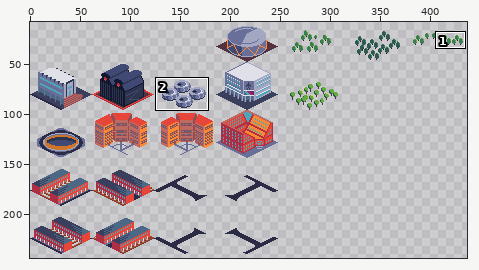
File history of a pixel-art file, Buildings.aseprite. Above, an overview of the earlier version with the close-up marked.
Close-up. First the earlier version:
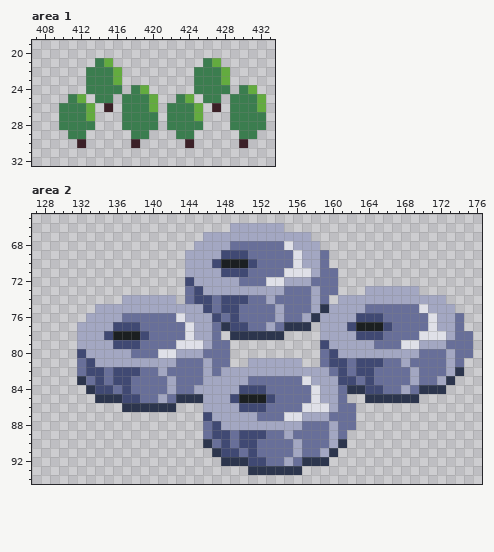
558x432 pixels, 1 frame. Shown: area 1: x 407..433, y 19..32; area 2: x 127..176, y 65..94. The wide view leaves out empty margins. The commit also changed other parts of the picture, which this record leaves out.
New version:
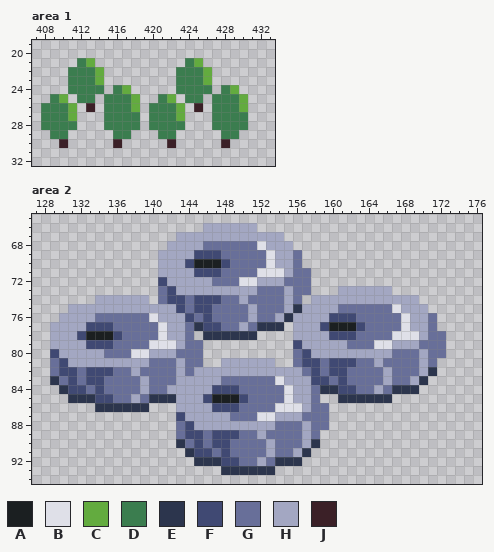
Palette (. is transparent): A #1b1f21  B #dfe0e8  C #63ab3f  D #3b7d4f  E #2c354d  F #404973  G #686f99  H #a3a7c2  J #3b2027
The exact change:
Changed rows in their new state; - is an unchanged pixel.
Area 1, layer "Buildings":
first column x 408:
21 ----DC..--------DC..-----
22 ---DD-C..------DD-C..----
23 ---DD-C..------DD-C..----
24 ---DD--.-C..---DD--.-C..-
25 -DC.DD.-D-C..DC.DD.-D-C..
26 DD-C.J-DD-C.DD-C.J-DD-C..
27 DD-C..-DD--.-D-C..-DD--..
28 DD--..-DD--.-D--..-DD--..
29 -DD..---DD..-DD..---DD..-
30 --J-.---J-.---J-.---J-.--
Area 2, layer "Buildings":
first column x 129:
66 -----------------HHH---...---------------------
67 --------------HHH---------...------------------
68 -------------HHH-GGG---BHHH...-----------------
69 ------------HHH-FFFGGG--BHHG...----------------
70 ------------HHHFAAAFGGG-BHHG...----------------
71 ------------HHH-FFFGGG-BBBHGG...---------------
72 ------------FHHH--GGGBBHHHGGG...---------------
73 ------------GFHHH------GGGH--...HHH---...------
74 -----HHH---.GFF---FGGH--G-H-.-HH---------...---
75 --HHH---------FGF--GG-H--GHEH-H-GGG---BHHH...--
76 -HHH-GGG---BHHHFGFG-G-H---EH-H-FFFGGG--BHHG...-
77 HHH-FFFGGG--BHHGEFFGGH-EEE.HHHFAAAFGGG-BHHG...-
78 HHHFAAAFGGG-BHHG.EEE---...-HHH-FFFGGG-BBBHGG...
79 HHH-FFFGGG-BBBHGG...-------FHHH--GGGBBHHHGGG...
80 FHHH--GGGBBHHHGGG...-------GFHHH------GGGH--...
81 GFHHH------GGGH--..HHH---..GFF---FGGH--G-H-...-
82 GFF---FGGH--G-H-H-H---------GFGF--GG-H--GHE...-
83 EGFGF--GG-H--GHHH--GGG---BHHHFFG-G-G-H---E...--
84 -EFFG-G-G-H---HH--FFFGGG--BHHGEEFFGGH-EEE...---
85 --EEEFFGGH-EEEHHHFAAAFGGG-BHHG..EEE---...------
86 -----EEE---...HHH-FFFGGG-BBBHGG...-------------
87 --------------FHHH--GGGBBHHHGGG...-------------
88 --------------GFHHH------GGGH--...-------------
89 --------------GFF---FGGH--G-H-...--------------
90 --------------EGFGF--GG-H--GHE...--------------
91 ---------------EFFG-G-G-H---E...---------------
92 ----------------EEEFFGGH-EEE...----------------
93 -------------------EEE---...-------------------
